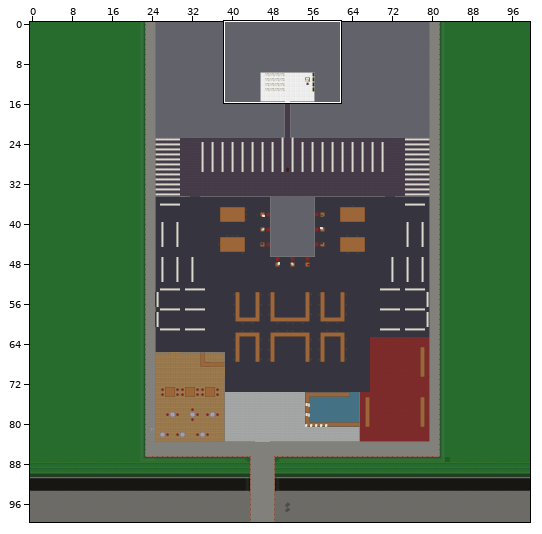
Two versions of a level (Tiled map, core/assets/maps/Sports Hall.tmx). The first picture is a wide view before the edit; the outline marks the close-up.
Close-up. Earlier state:
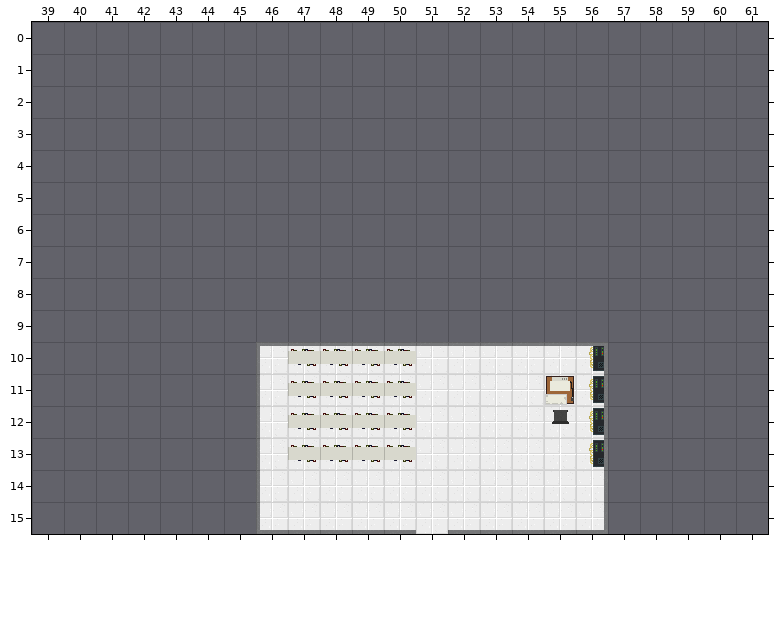
Cells are 32x32 px. Shown: x 39..61, y 0..15. The commit also changed other parts of the map, which this record leaves out. Tiles whose own drawing changed are shown in their newer look in all pictures.
After:
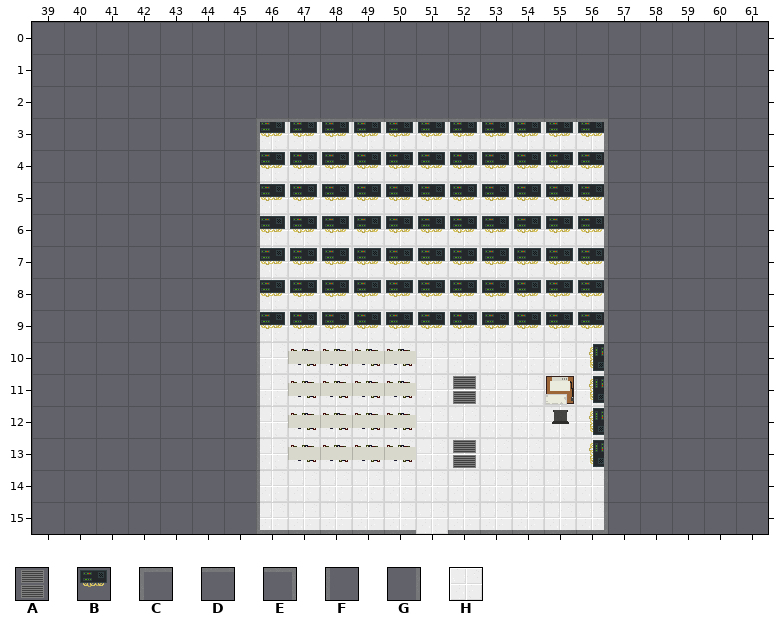
Key: from "finaltileset": A 103 turned 270, B 104 turned 90, C 234, D 235, E 236, F 257, G 259, H 266.
_ is an empty cell.
Changes in this commit:
Layer "Background":
Tile H is added in rows 3 to 9 at x 46 to 56.
Layer "Foreground":
Tile A is added in row 11 at x 52; in row 13 at x 52.
Tile B is added in rows 3 to 8 at x 46 to 56; in row 9 at x 46 and 55 to 56.
Layer "Foreground 2":
Tile B is added in row 9 at x 47 to 54.
Tile C is added in row 3 at x 46.
Tile D is added in row 3 at x 47 to 55.
Tile E is added in row 3 at x 56.
Tile F replaces tile C in row 10 at x 46.
Tile F is added in rows 4 to 9 at x 46.
Tile G replaces tile E in row 10 at x 56.
Tile G is added in rows 4 to 9 at x 56.
The author cleared tile D in row 10 at x 47 to 55.
Changed places in both close-ups, as pixel boxes (x1, y1, x2, y2):
changed: (256, 118, 608, 404)
added: (453, 440, 476, 468)
